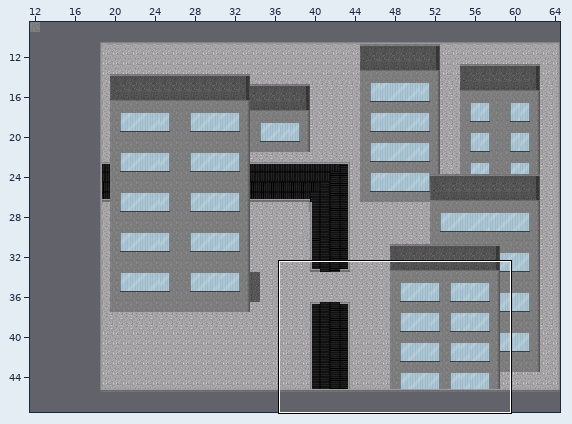
Tiled map (JSON), stored at main/resources/worlds/AtWaldomar.json. Above: a wide view before the commit, with the close-up outlined.
Close-up. Before the commit:
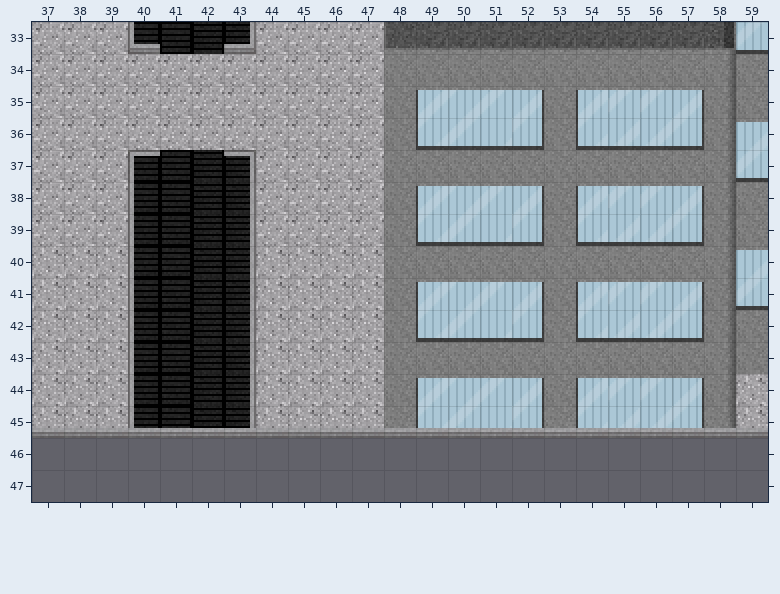
Cells are 16x16 px. Shown: x 37..59, y 33..47. The commit also changed other parts of the map, which this record leaves out.
New version:
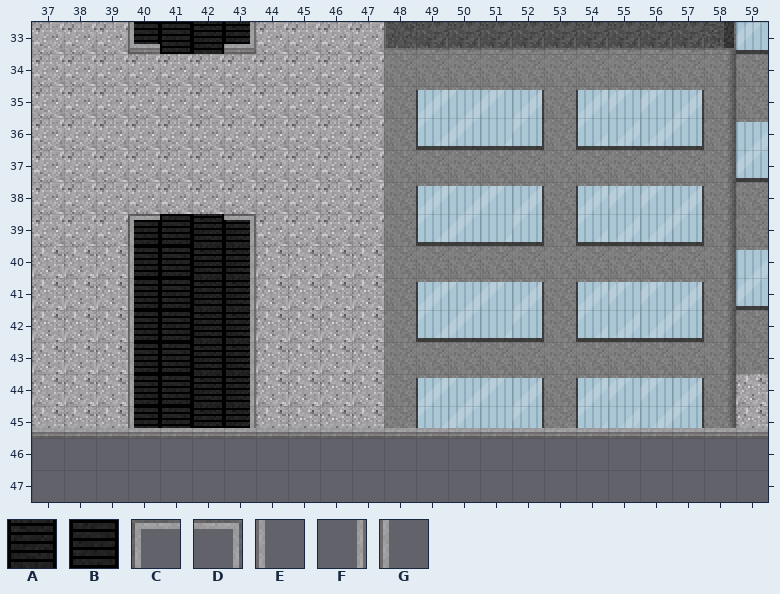
Key: from "conveyor_tileset(p)": A 1 turned 90, B 2 turned 90; from "zesilia_tileset": C 2, D 4, E 9, F 11, G 11 turned 180.
_ is an empty cell, . an unchanged one.
What changed:
--- layer "buidling3"
@@ x 40..43 @@
-37 BBAA
-38 BBAA
+37 ____
+38 ____
--- layer "curbs"
@@ x 40..43 @@
-37 C..D
-38 G..F
-39 E..F
+37 _.._
+38 _.._
+39 C..D
Where, in picture pixels (left, top, right, bottom), the same in both close-ups:
changed: (128, 150, 256, 246)
